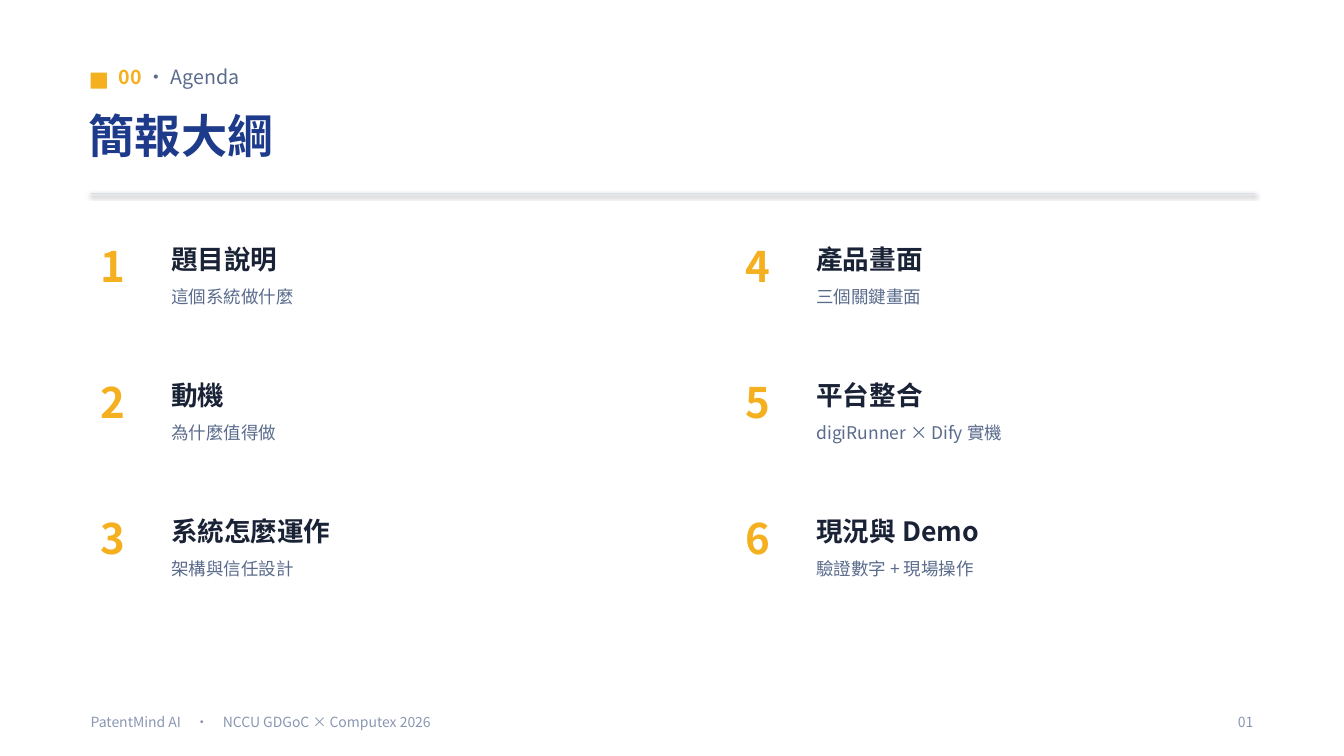
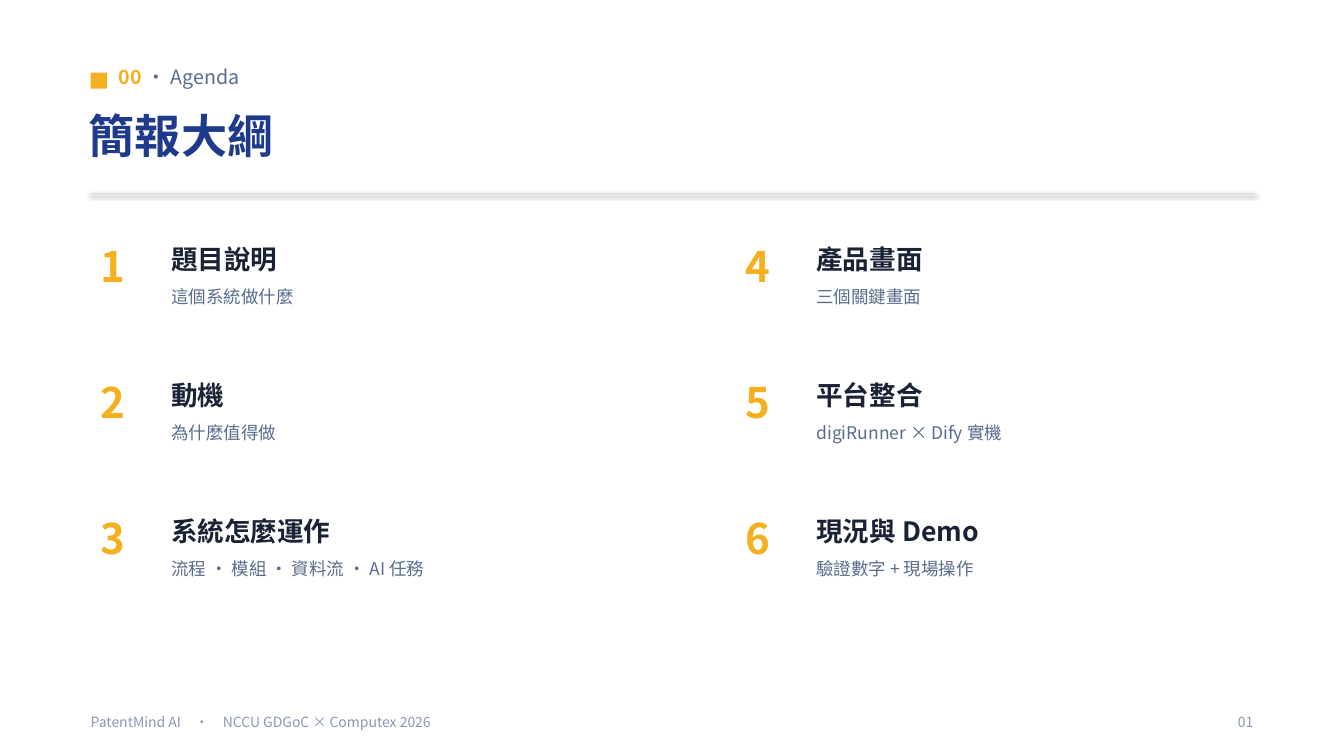
Before and after one commit to Adrian-Kao/shin-lee, a slide deck: slide 2 of presentation/PatentMind_簡報.pptx. Drawn at 1344x756 pixels with LibreOffice and Linux fonts; fonts in the diff are those of the drawing. Boxes give left, top, right and bottom in pixels: in the first picture for what was removed or moved away, otherwise in the second. Text is boxed around its words. In the diff, an @@ line names an element or a change of style, - is before the commit and + after.

Commit message:
deck: add 4 feedback diagrams (operation flow, module arch, data flow, AI flow)
- New make_flow_diagrams.py: 操作流程 swimlanes, 資料流 4-column map,
  AI 任務執行流程 6-step snake with degrade banner
- Section 3 restructured: 操作流程 → 功能模組架構 → 資料流 → AI 任務
  → 信任設計 (replaces the solution-cards slide; deck now 17 slides)
- architecture.png: trim 300px blank bottom (caption was pushed
  off-slide), widen canvas so Dify/Ollama cards stop clipping, fix
  CJK tofu in digiRunner sub-label (Arial → JhengHei)
- Full-width punctuation across diagram titles/captions

```diff
--- a/presentation/PatentMind_簡報.pptx
+++ b/presentation/PatentMind_簡報.pptx
@@ text at box(171, 560, 424, 577): text changed @@
-架構與信任設計
+流程 · 模組 · 資料流 · AI 任務
```
Also in this commit, not shown: 9 other slides changed, 3 slides added, 1 slide removed, 21 other files.
